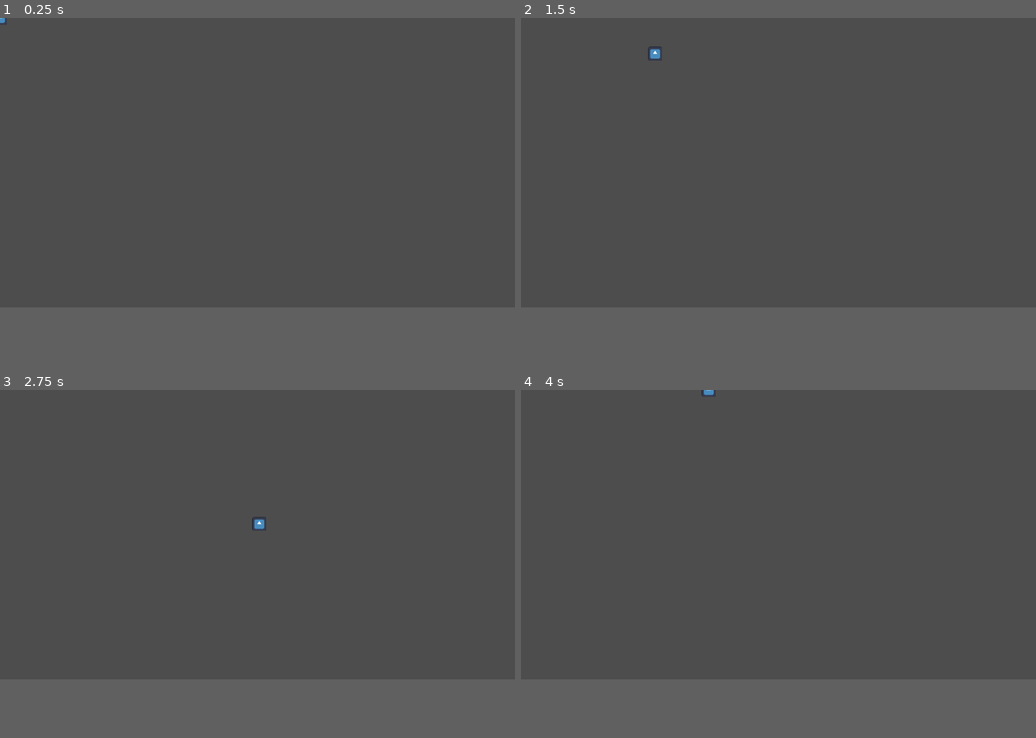
Above: before the commit, frames 1-4 (two rows, left to right).
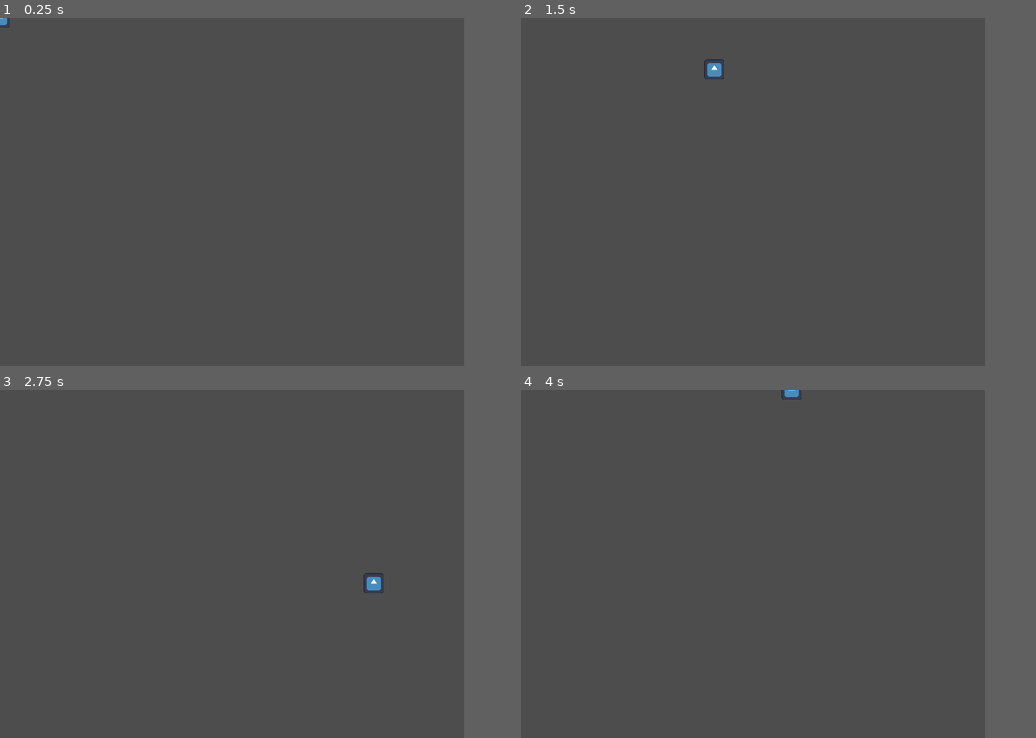
Above: after the commit, the same moments.

Repository: HasenBraten7/BALLS
Game: Godot game, scene res://TCSN/Player.tscn
The game is run twice, just before and just after one commit, with the same random seed, the same clock (stepped at 60 frames per second) and the same inputs. The engine's default icon, where the game draws it, is replaced by a stand-in: a white triangle on a blue panel in a dark square.
Inputs:
- Up to frame 1 (0.25 s): no input
- Up to frame 2 (1.5 s): tap Enter at 0.5 s; hold D (right) 0.53-1.28 s; hold S (down) from 1.28 s (still down)
- Up to frame 3 (2.75 s): release S (down) at 2.03 s; hold D (right) from 2.03 s (still down)
- Up to frame 4 (4 s): release D (right) at 2.78 s; hold W (up) 2.78-3.53 s; hold A (left) from 3.53 s (still down)
In our replay, the window is 799x449 before the commit and 720x540 after it. These sizes can differ from the game's own. Grey fills any space a smaller window leaves; there, only what the larger window draws over its background counts as a difference.

The runs differ from the first frame. In frame 1, less than 0.1% of the frame differs, in the area x 0-2%, y 0-3%; in frame 2, 0.2%, in the area x 24-40%, y 8-18%; in frame 3, 0.2%; in frame 4, 0.1%.

Commit message:
repaired Spawner

Diff:
--- a/TCSN/AI.tscn
+++ b/TCSN/AI.tscn
@@ -4,17 +4,16 @@
 [ext_resource type="Texture2D" uid="uid://4q335xxs2p" path="res://other/icon.svg" id="1_q2qs2"]
 
 [sub_resource type="RectangleShape2D" id="RectangleShape2D_ivnc3"]
-size = Vector2(157.5, 148.875)
+size = Vector2(38.75, 36.4375)
 
 [node name="Ai" type="CharacterBody2D" unique_id=794534406]
 script = ExtResource("1_og0kw")
 
 [node name="CollisionShape2D" type="CollisionShape2D" parent="." unique_id=1307917071]
-position = Vector2(0, -2)
 shape = SubResource("RectangleShape2D_ivnc3")
 
 [node name="Sprite2D" type="Sprite2D" parent="CollisionShape2D" unique_id=719896935]
 physics_interpolation_mode = 2
-position = Vector2(3, 2)
-scale = Vector2(1.1367186, 1.1367186)
+position = Vector2(3.8146973e-06, 3.8146973e-06)
+scale = Vector2(0.321289, 0.321289)
 texture = ExtResource("1_q2qs2")
--- /dev/null
+++ b/TCSN/map.gd
@@ -0,0 +1,6 @@
+extends Node2D
+
+
+
+@export var mob_scene: PackedScene
+var score
--- a/TCSN/map.tscn
+++ b/TCSN/map.tscn
@@ -1,10 +1,30 @@
 [gd_scene format=3 uid="uid://22le0hwet6th"]
 
+[ext_resource type="Script" uid="uid://dtgm4kvb2mvb2" path="res://TCSN/map.gd" id="1_4abjp"]
 [ext_resource type="Script" uid="uid://b3c1jmjrtlkhj" path="res://TCSN/spawner.gd" id="1_e5uh6"]
 [ext_resource type="PackedScene" uid="uid://ceyrho7fvbquv" path="res://TCSN/AI.tscn" id="2_y0vom"]
+[ext_resource type="PackedScene" uid="uid://4pqund3nukl7" path="res://TCSN/Player.tscn" id="4_dh2j8"]
 
-[node name="Map" type="Node2D" unique_id=654544600]
+[sub_resource type="Curve2D" id="Curve2D_3a3ef"]
+_data = {
+"points": PackedVector2Array(0, 0, 0, 0, 720, 0, 0, 0, 0, 0, 720, 544, 0, 0, 0, 0, 0, 544, 0, 0, 0, 0, 0, 0, 0, 0, 0, 0, 720, 0)
+}
+point_count = 5
+
+[node name="Main" type="Node2D" unique_id=654544600]
+script = ExtResource("1_4abjp")
+mob_scene = ExtResource("2_y0vom")
 
 [node name="Spawner" type="Node2D" parent="." unique_id=1432215885]
 script = ExtResource("1_e5uh6")
 enemy_scene = ExtResource("2_y0vom")
+
+[node name="Player" parent="." unique_id=545226423 instance=ExtResource("4_dh2j8")]
+position = Vector2(303, 197)
+
+[node name="AIPath" type="Path2D" parent="." unique_id=1726449575]
+curve = SubResource("Curve2D_3a3ef")
+
+[node name="AI_Spawn_location" type="PathFollow2D" parent="AIPath" unique_id=1386024616]
+position = Vector2(720, 0)
+rotation = 1.5707964
--- a/TCSN/spawner.gd
+++ b/TCSN/spawner.gd
@@ -2,19 +2,21 @@
 
 @export var enemy_scene: PackedScene
 @export var spawn_count: int = 4
-@export var spawn_radius: float = 100
+@export var spawn_radius: float = 500
 
 
 func _ready():
-	spawn_enemies()
+	var enemies = [enemy_scene.instantiate(),enemy_scene.instantiate(),enemy_scene.instantiate(),enemy_scene.instantiate()]
+	spawn_enemies(enemies)
 
 
-func spawn_enemies():
-	for i in range(spawn_count):
-		var ai = enemy_scene.instantiate()
+func spawn_enemies(enemies):
+	for i in enemies:
+		var ai = i
+		var spawn_location
+		var offset
 
-		# zufällige Position um den Spawner herum
-		var angle = randf() * TAU
-		var offset = Vector2(cos(angle), sin(angle)) * spawn_radius
-		ai.global_position = abs(global_position + offset)
-		get_parent().add_child(ai)
+		spawn_location = abs(Vector2(randf() * spawn_radius,randf()*spawn_radius))
+		ai.global_position = spawn_location
+		print(ai.global_position)
+		add_child(ai)
--- a/project.godot
+++ b/project.godot
@@ -14,6 +14,11 @@
 run/main_scene="uid://4pqund3nukl7"
 config/features=PackedStringArray("4.6", "Forward Plus")
 config/icon="res://other/icon.svg"
+
+[display]
+
+window/size/viewport_width=720
+window/size/viewport_height=540
 
 [input]
 
Not shown, added: TCSN/map.gd.uid
